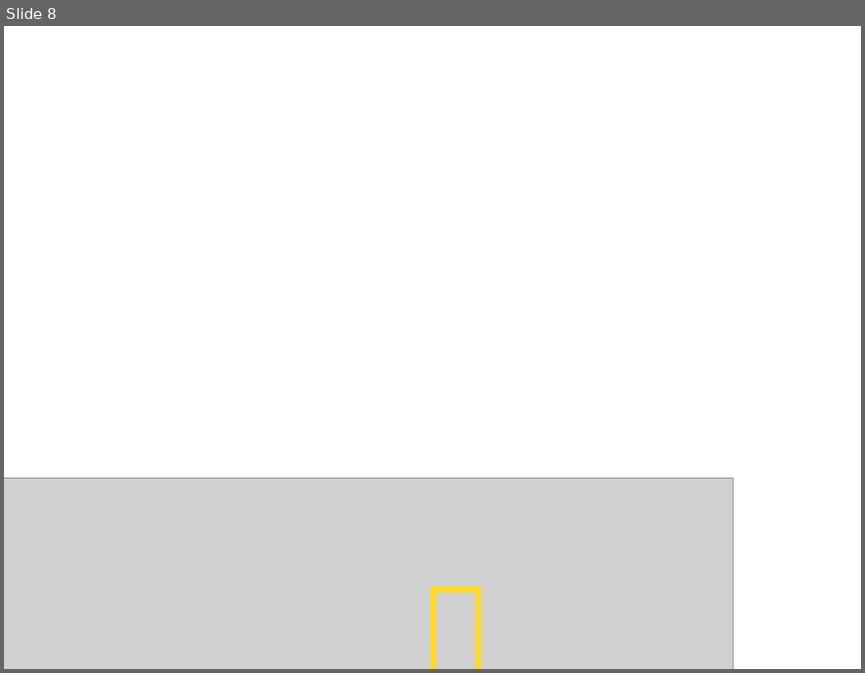
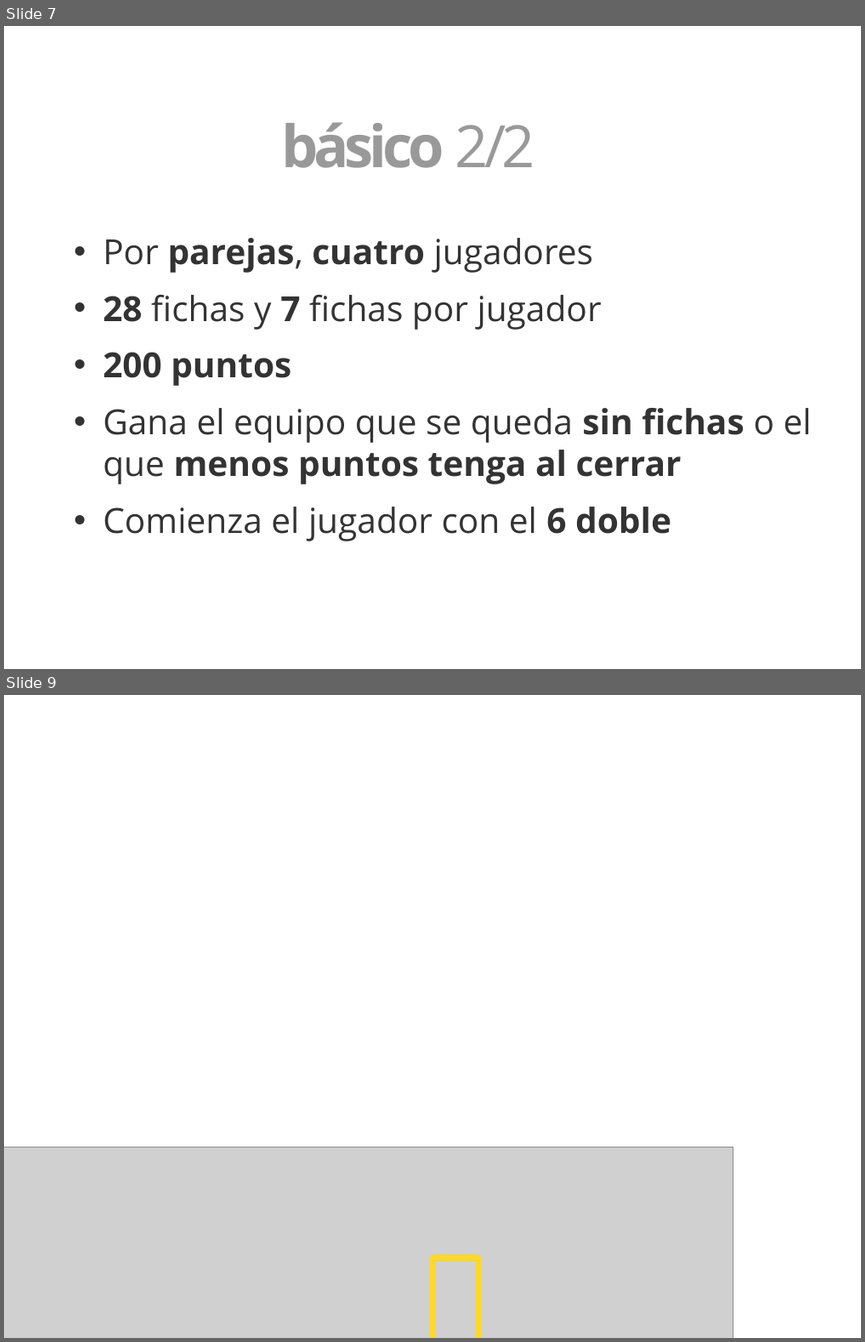
Before and after one commit to 3oheme/dominous, a slide deck: docs/presentacion/presentacion.odp. Shown one above the other, each under a label of ours: slide 8 before the commit, slides 7 and 9 after it; the slides between them are not shown. The pictures are 865x673 and 865x1342 pixels, drawn with LibreOffice and Linux fonts; fonts in the diff are those of the drawing; grey boxes stand for pictures; background and template pictures are left out. Boxes give left, top, right and bottom in pixels: in the first picture for what was removed or moved away, otherwise in the second. Text is boxed around its words. In the diff, an @@ line names an element or a change of style, - is before the commit and + after.

```diff
--- a/docs/presentacion/presentacion.odp
+++ b/docs/presentacion/presentacion.odp
@@ slide 7 added at <box>4,26,861,669</box>, background picture (left out) @@
@@ text added at <box>281,122,534,168</box>, 54 pt, text #999999, bold @@
+Dominó básico 2/2
@@ text added at <box>103,238,812,541</box>, 32 pt, text #333333 @@
+• Por parejas, cuatro jugadores
+• 28 fichas y 7 fichas por jugador
+• 200 puntos
+• Gana el equipo que se queda sin fichas o el que menos puntos tenga al cerrar
+• Comienza el jugador con el 6 doble
@@ what was slide 8 is now slide 9 @@
```
Also in this commit, not shown: 8 slides changed, 1 other file.
